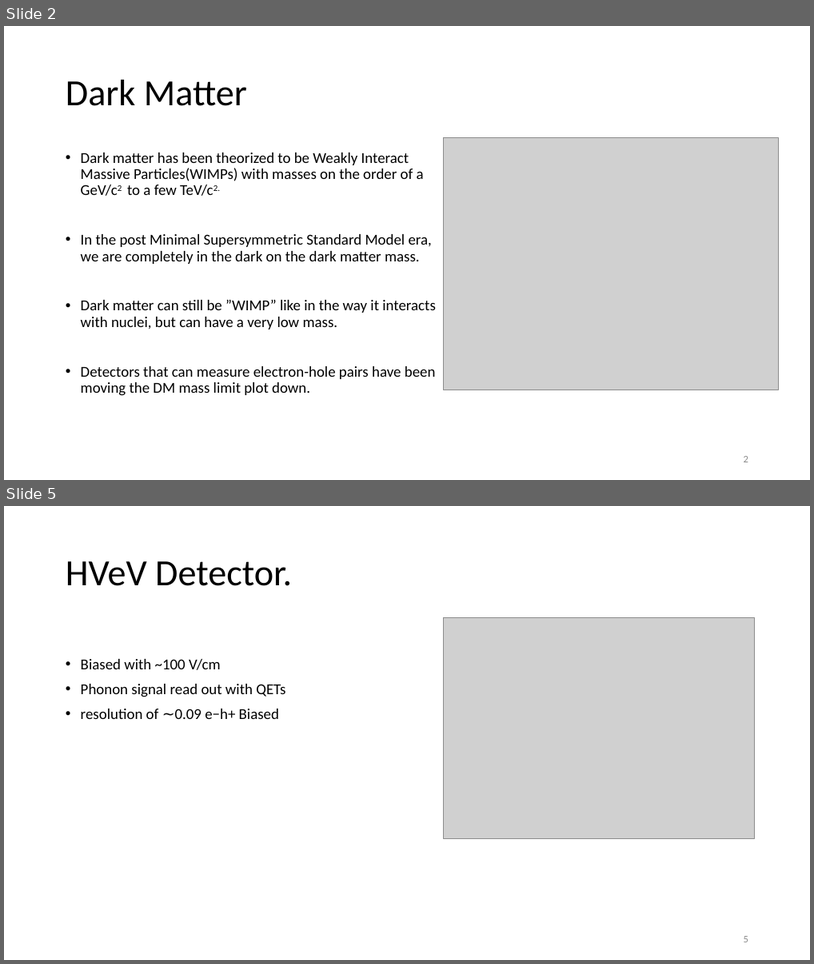
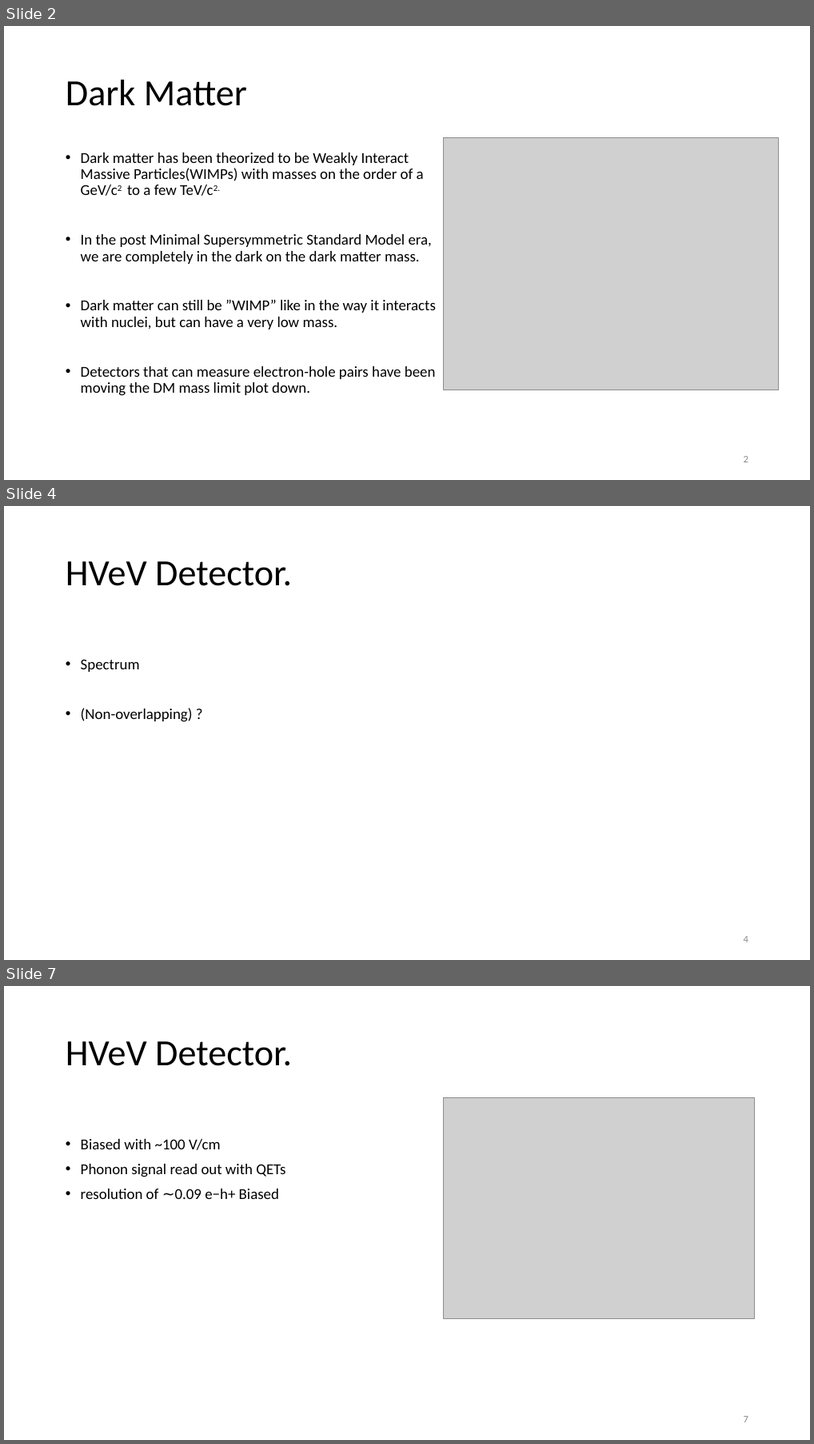
Before and after one commit to villaa/nrFano_Constraint, a slide deck: Mitch_Hawaii_talk. .pptx. Shown one above the other, each under a label of ours: slides 2 and 5 before the commit, slides 2, 4 and 7 after it; the slides between them are not shown. The pictures are 814x964 and 814x1444 pixels, drawn with LibreOffice and Linux fonts; fonts in the diff are those of the drawing; grey boxes stand for pictures. Boxes give left, top, right and bottom in pixels: in the first picture for what was removed or moved away, otherwise in the second. Text is boxed around its words. In the diff, an @@ line names an element or a change of style, - is before the commit and + after.

```diff
--- a/Mitch_Hawaii_talk. .pptx
+++ b/Mitch_Hawaii_talk. .pptx
@@ slide 4 added at [4,506,810,960], background #FFFFFF @@
@@ title added at [66,561,292,586], 44 pt, text #000000 @@
+HVeV Detector.
@@ text added at [81,659,193,722], 18 pt, text #000000 @@
+• Spectrum
+• (Non-overlapping) ?
@@ page number added at [744,936,749,942], 12 pt, text #8C8C8C @@
+4
@@ what was slide 5 is now slide 7 @@
@@ page number at [744,1416,749,1422]: text changed @@
-5
+7
```
Also in this commit, not shown: 2 slides changed, 4 other slides added, 2 slides removed, 3 other files.
